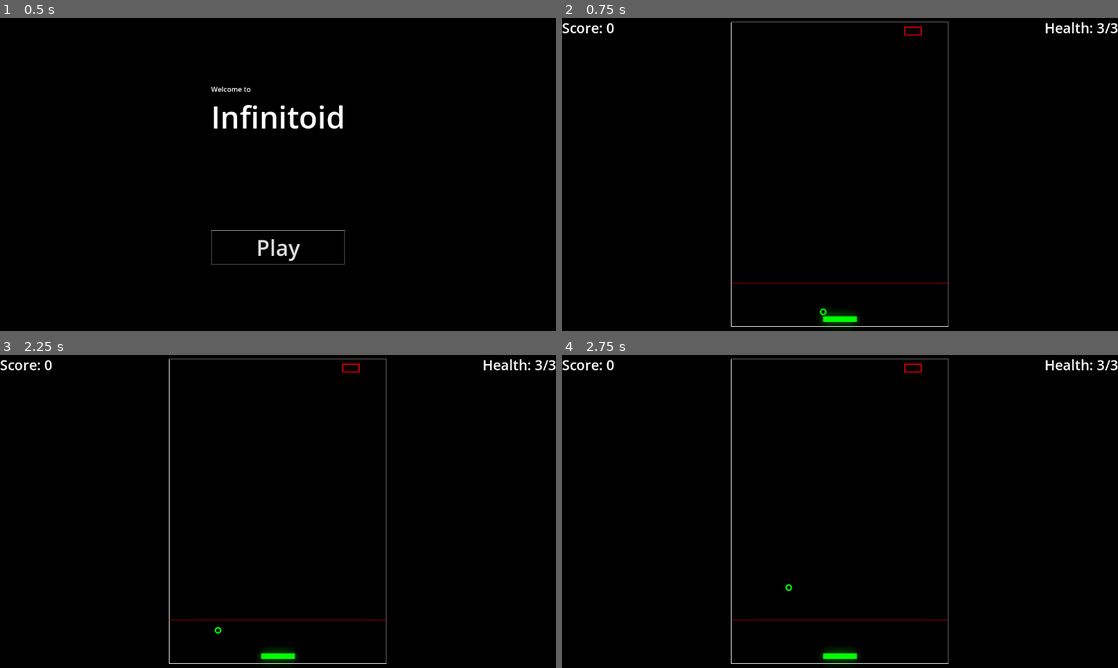
Above: before the commit, frames 1-4 (two rows, left to right).
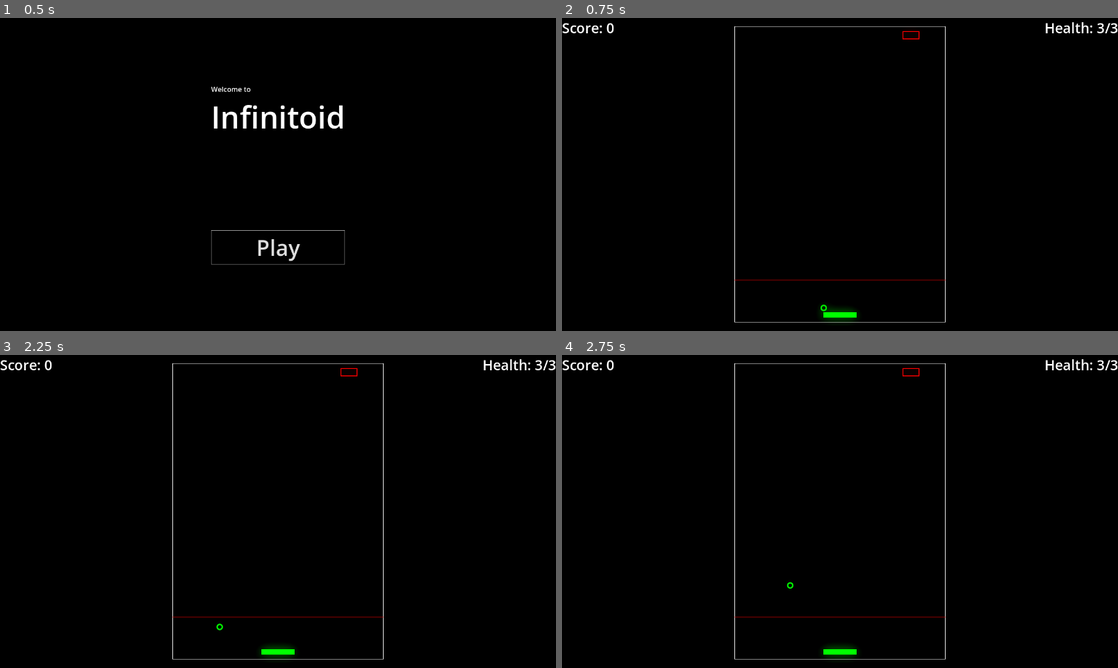
Above: after the commit, the same moments.

Repository: Germenzi/Infinitoid
Game: Godot game, scene res://scenes/main.tscn
Same seed, same stepped clock (60 frames per second), same inputs: the game is played once before the commit and once after it.
Inputs (mouse positions are in pixels of both pictures, inside the frame that each line leads up to):
- Up to frame 1 (0.5 s): no input
- Up to frame 2 (0.75 s): click "Play" at 0.5 s
- Up to frame 3 (2.25 s): tap Enter at 1.25 s; move the mouse to (400, 495) at 1.27 s; hold Up (ui_up) 1.28-2 s; tap O at 1.35 s; click (400, 495) at 1.42 s; tap Space at 2 s; drag from (166, 527) to (250, 574) at 2.02 s
- Up to frame 4 (2.75 s): no input

Frame 1 is identical in both runs. In frame 2, 1.7% of the frame differs, in the area x 30-70%, y 1-99%; in frame 3, 1.7%; in frame 4, 1.7%.

Commit message:
add autoscaling

Diff:
--- a/scenes/arcanoid_game.tscn
+++ b/scenes/arcanoid_game.tscn
@@ -66,7 +66,6 @@
 
 
 func _on_viewport_size_changed() -> void:
-	var old_scale_factor : float = scale.x
 	set_window_scale(1.0)
 
 	@warning_ignore(\"integer_division\")
@@ -75,7 +74,10 @@
 
 	var diff : Vector2 = viewport_center - playing_area_center
 	position += diff
-	set_window_scale(old_scale_factor)
+
+	var available_height : float = max(1.0, get_tree().root.size.y - 40.0)
+	var factor : float = available_height /  GlobalSettings.game_config.playing_area_size.y
+	set_window_scale(factor)
 "
 
 [sub_resource type="GDScript" id="GDScript_ypwq7"]
